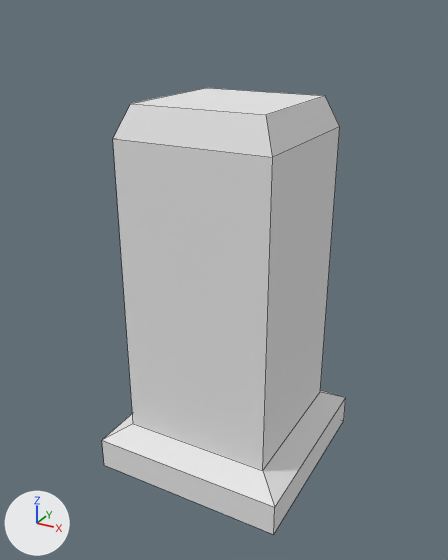
Two versions of the OBJ model game/assets/models/alter.obj, one commit apart.
Rendered twice from a 50 mm lens placed at (13.4, -25.2, 22.5), pointed at (-0.1, -0.5, 10.1). Arrows for +X, +Y and +Z are at lower left; the lights stay in place. Mesh edges are drawn as thin lines. Where no turn or scale is listed for an object, it has been applied to the vertices.

Names of what the first picture shows: 'Cube_Cube.001'.
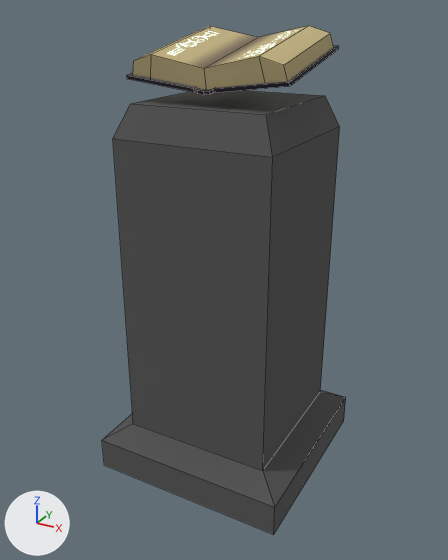
Location of each change, (x1, y1, x2, y2) in pixels of the pictures (448 x 560 px):
'Cube_Cube.001', reshaped (14% taller)
    before: (102, 88, 346, 534)
    after: (102, 26, 346, 534)
part 1 of me_cube_cube_001, added
    after: (127, 45, 339, 95)
part 2 of me_cube_cube_001, added (beige)
    after: (133, 26, 334, 89)
part 3 of me_cube_cube_001, recoloured (grey to black)
    both: (102, 90, 346, 534)

The change in detail:
Picture 'altar_glow.png' (img_altar_glow_png) is new.
Picture 'altar_diffuse.png' (img_altar_diffuse_png) is new.
Material 'initialShadingGroup' (mat_initialshadinggroup) is new.
Uses the picture img_altar_diffuse_png.
Uses the picture img_altar_glow_png.
me_cube_cube_001 is used by ob_cube_cube_001; location (0.0, 0.0, 0.0).
me_cube_cube_001 had 20 vertices, 18 faces and spanned x -5.0..5.0, y -5.0..5.0, z 0.0..18.7.
me_cube_cube_001 now has 68 vertices, 62 faces and spans x -5.0..5.0, y -5.0..5.0, z 0.0..21.8.
me_cube_cube_001 part 1: a new loose piece of 28 vertices spanning x -3.5..4.0, y -3.0..2.6, z 19.2..21.0, in mat_initialshadinggroup.
me_cube_cube_001 part 2: a new loose piece of 20 vertices spanning x -3.4..3.8, y -2.9..2.4, z 19.4..21.8, in mat_initialshadinggroup.
me_cube_cube_001 part 3: 18 faces spanning x -5.0..5.0, y -5.0..5.0, z 0.0..18.7 switch from mat_none (white #e7e7e7) to mat_initialshadinggroup.
